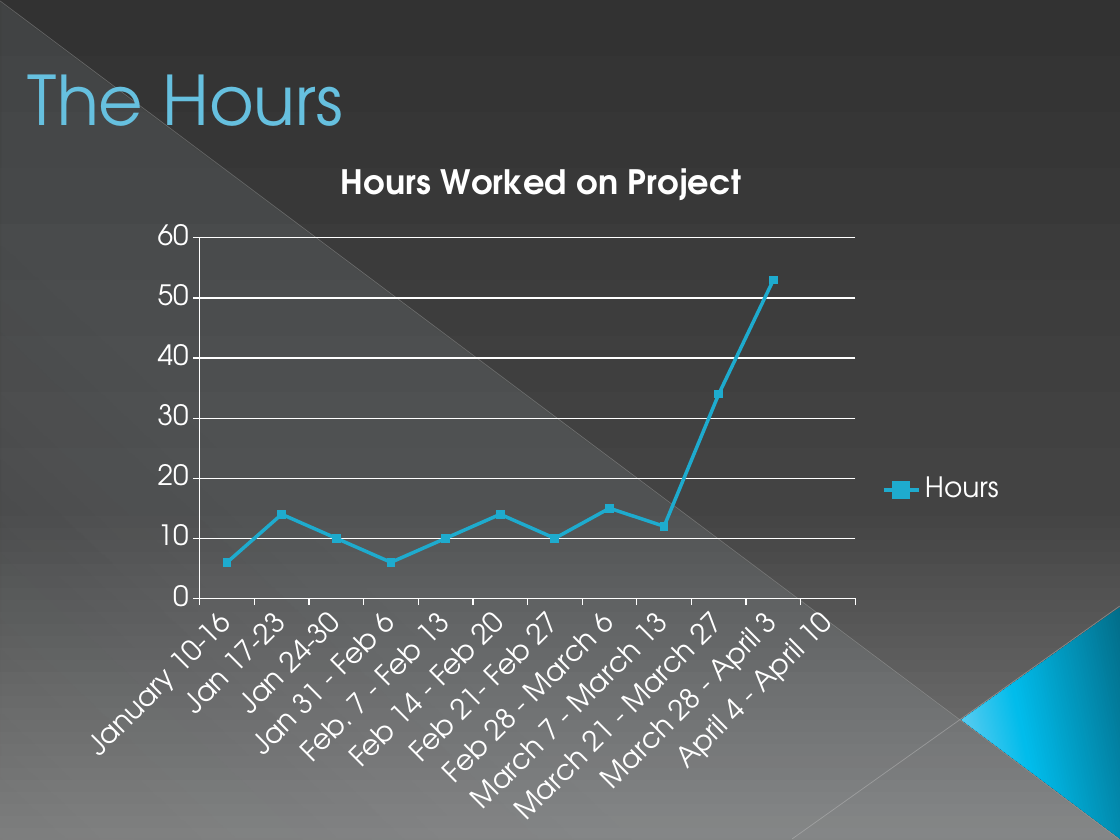
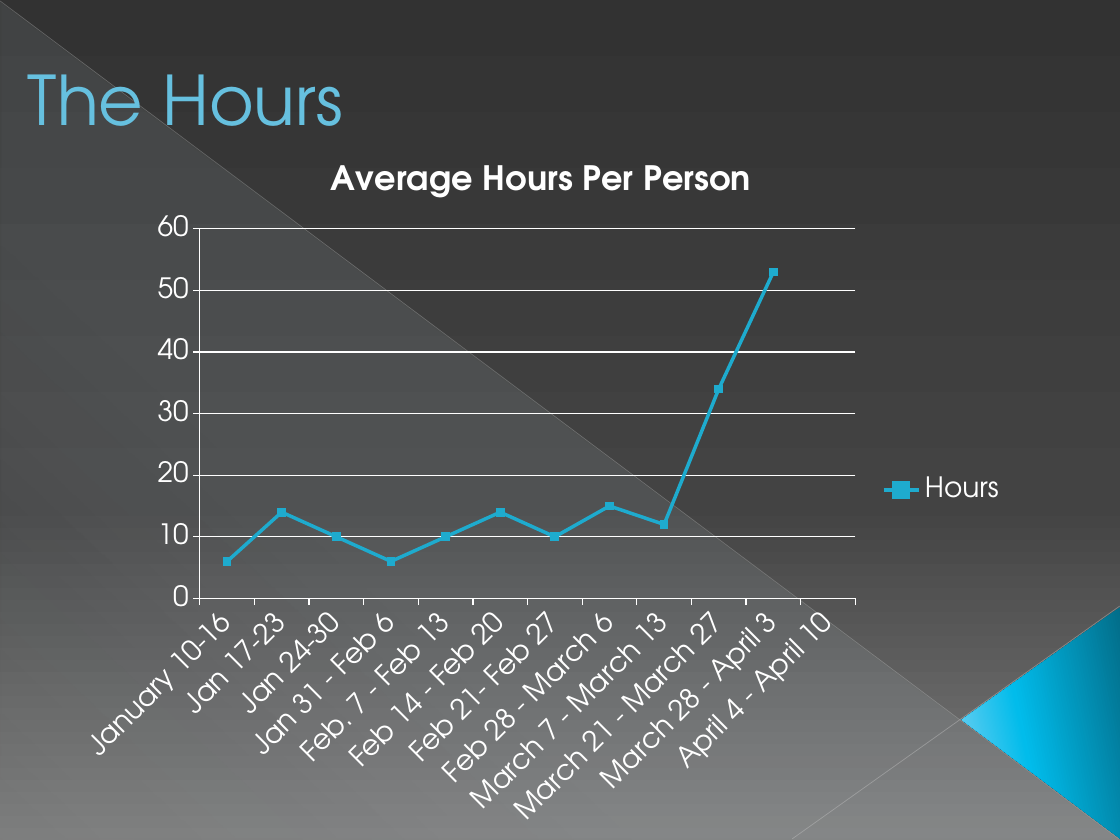
Before and after one commit to sweenr/odbc2kml, a slide deck: slide 6 of docs/ODBC2KML Demo Slides.pptx (slide 5 before the commit). Drawn at 1120x840 pixels with LibreOffice and Linux fonts; fonts in the diff are those of the drawing. Boxes give left, top, right and bottom in pixels: in the first picture for what was removed or moved away, otherwise in the second. Text is boxed around its words. In the diff, an @@ line names an element or a change of style, - is before the commit and + after.

```diff
--- a/docs/ODBC2KML Demo Slides.pptx
+++ b/docs/ODBC2KML Demo Slides.pptx
@@ line chart at bbox=[65, 140, 1017, 840] @@
@@ title "Hours Worked on Project" to "Average Hours Per Person" @@
```
Also in this commit, not shown: 4 other slides changed, 1 other file.
